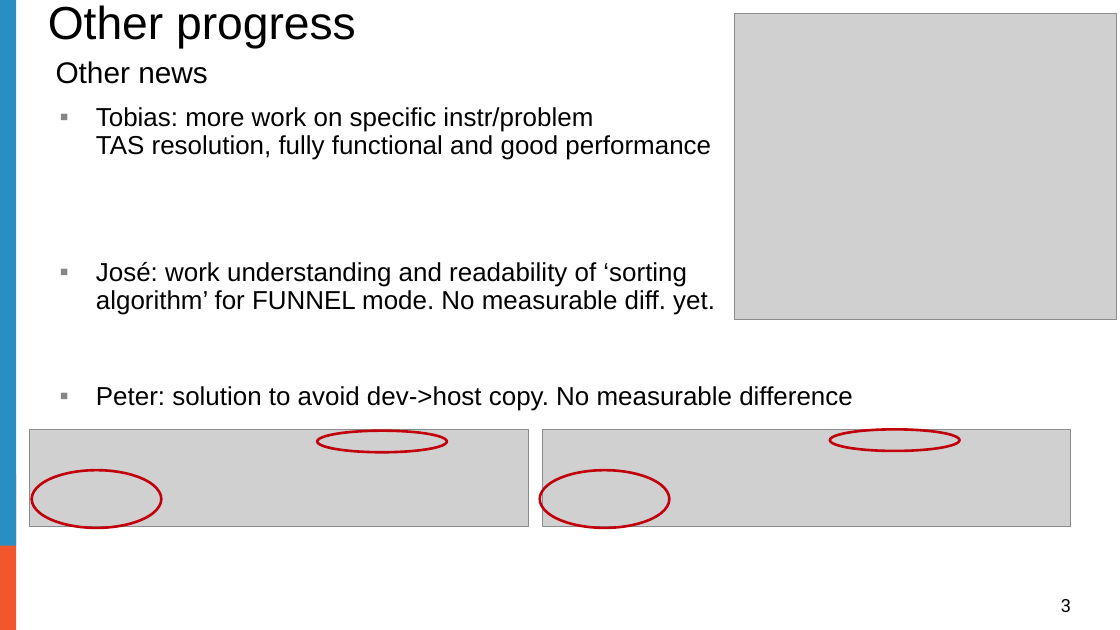
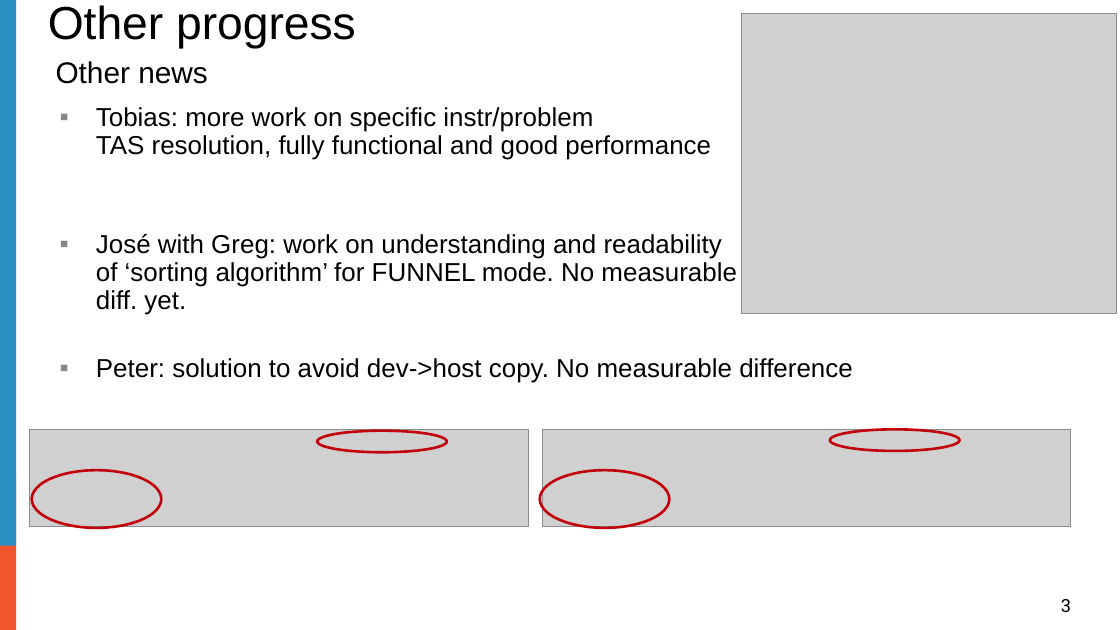
Before and after one commit to mccode-dev/Helmholtz2025, a slide deck: slide 3 of presentations/day4/Helmholtz - McStas day4.pptx. Drawn at 1120x630 pixels with LibreOffice and Linux fonts; fonts in the diff are those of the drawing; grey boxes stand for pictures; background and template pictures are left out. Boxes give left, top, right and bottom in pixels: in the first picture for what was removed or moved away, otherwise in the second. Text is boxed around its words. In the diff, an @@ line names an element or a change of style, - is before the commit and + after.

```diff
--- a/presentations/day4/Helmholtz - McStas day4.pptx
+++ b/presentations/day4/Helmholtz - McStas day4.pptx
@@ picture: place and size @@
-picture at box(735, 14, 1116, 319)
+picture at box(741, 14, 1116, 315)
@@ text at box(96, 234, 737, 315): text changed @@
-▪ José: work understanding and readability of ‘sorting
-  algorithm’ for FUNNEL mode. No measurable diff. yet.
+▪ José with Greg: work on understanding and readability
+  of ‘sorting algorithm’ for FUNNEL mode. No measurable
+  diff. yet.
```
Also in this commit, not shown: 2 other files.
